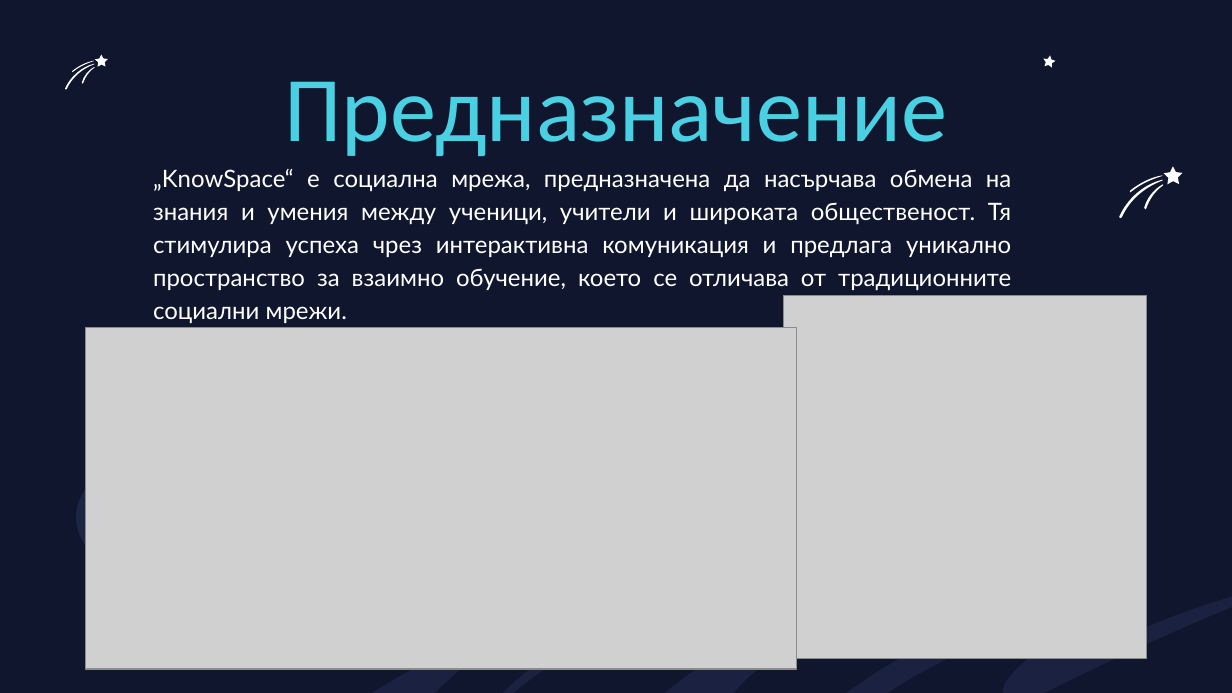
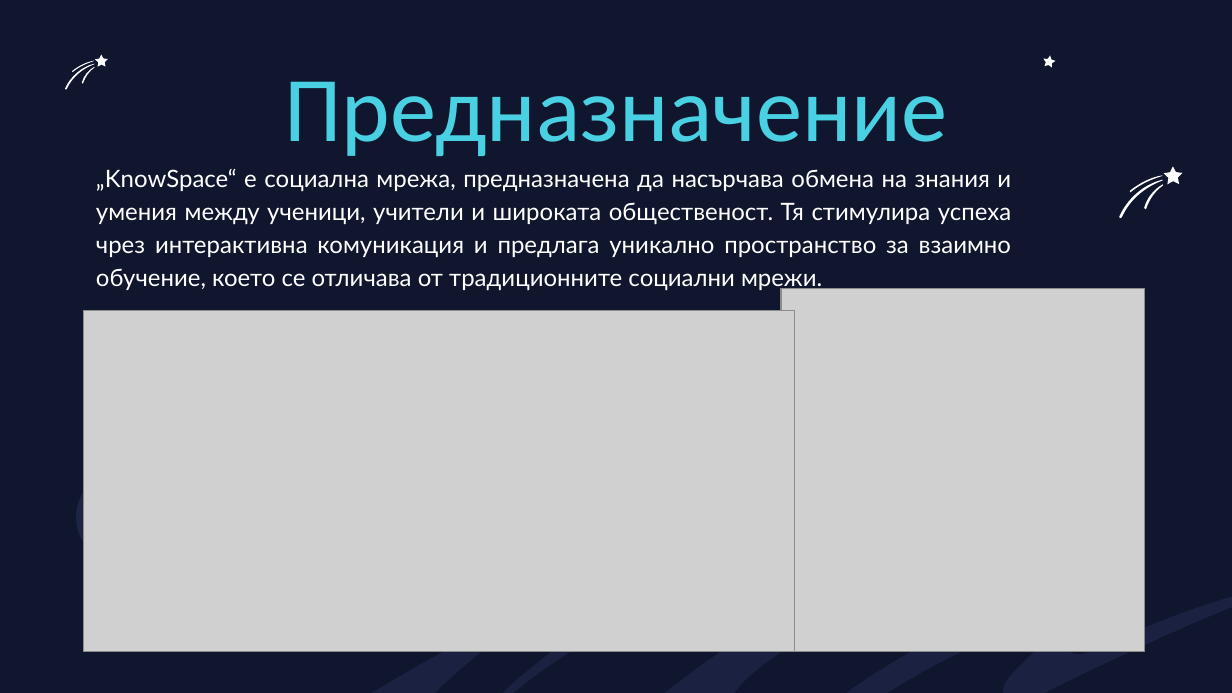
Before and after one commit to AtanasChobanov/Know-Space, a slide deck: slide 3 of Documents/KnowSpace.pptx. Drawn at 1232x693 pixels with LibreOffice and Linux fonts; fonts in the diff are those of the drawing; grey boxes stand for pictures; background and template pictures are left out. Boxes give left, top, right and bottom in pixels: in the first picture for what was removed or moved away, otherwise in the second. Text is boxed around its words. In the diff, an @@ line names an element or a change of style, - is before the commit and + after.

```diff
--- a/Documents/KnowSpace.pptx
+++ b/Documents/KnowSpace.pptx
@@ subtitle "„KnowSpace“ е социална мрежа, предназначена ..." rewrapped from (x1=153, y1=169, x2=1011, y2=324) to (x1=96, y1=169, x2=1011, y2=292) @@
@@ picture moved from (x1=784, y1=296, x2=1147, y2=659) to (x1=781, y1=288, x2=1145, y2=652) @@
@@ picture moved from (x1=85, y1=328, x2=796, y2=669) to (x1=84, y1=310, x2=795, y2=652) @@
```
Also in this commit, not shown: 2 other slides changed, 2 other files.
